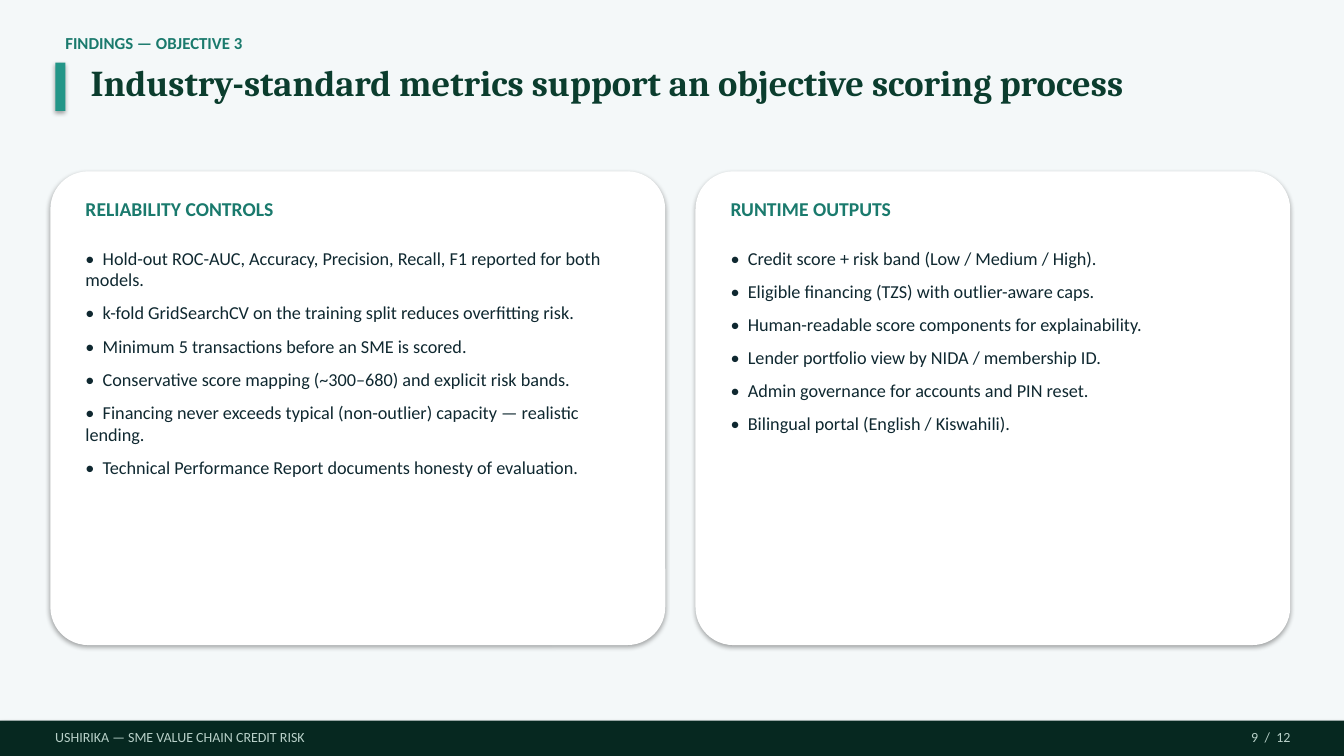
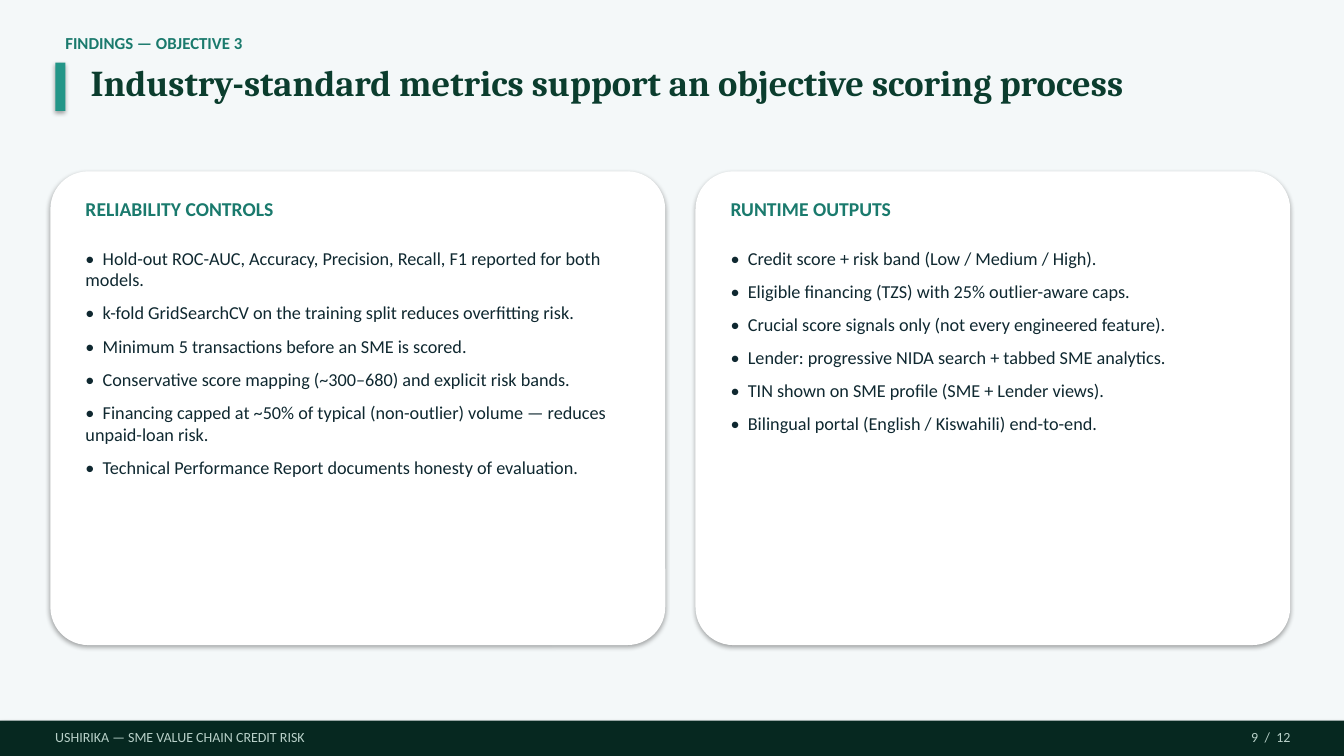
Before and after one commit to Dmmkuliku/ushirika-sme-credit, a slide deck: slide 9 of Presentation/Ushirika_Group15_Defence_v13.pptx. Drawn at 1344x756 pixels with LibreOffice and Linux fonts; fonts in the diff are those of the drawing. Boxes give left, top, right and bottom in pixels: in the first picture for what was removed or moved away, otherwise in the second. Text is boxed around its words. In the diff, an @@ line names an element or a change of style, - is before the commit and + after.

```diff
--- a/Presentation/Ushirika_Group15_Defence_v13.pptx
+++ b/Presentation/Ushirika_Group15_Defence_v13.pptx
@@ text at (748,285,1166,433): text changed @@
-• Eligible financing (TZS) with outlier-aware caps.
-• Human-readable score components for explainability.
-• Lender portfolio view by NIDA / membership ID.
-• Admin governance for accounts and PIN reset.
-• Bilingual portal (English / Kiswahili).
+• Eligible financing (TZS) with 25% outlier-aware caps.
+• Crucial score signals only (not every engineered feature).
+• Lender: progressive NIDA search + tabbed SME analytics.
+• TIN shown on SME profile (SME + Lender views).
+• Bilingual portal (English / Kiswahili) end-to-end.
@@ text at (85,406,606,444): text changed @@
-• Financing never exceeds typical (non-outlier) capacity — realistic lending.
+• Financing capped at ~50% of typical (non-outlier) volume — reduces unpaid-loan risk.
```
Also in this commit, not shown: 3 other slides changed, 3 other files.
